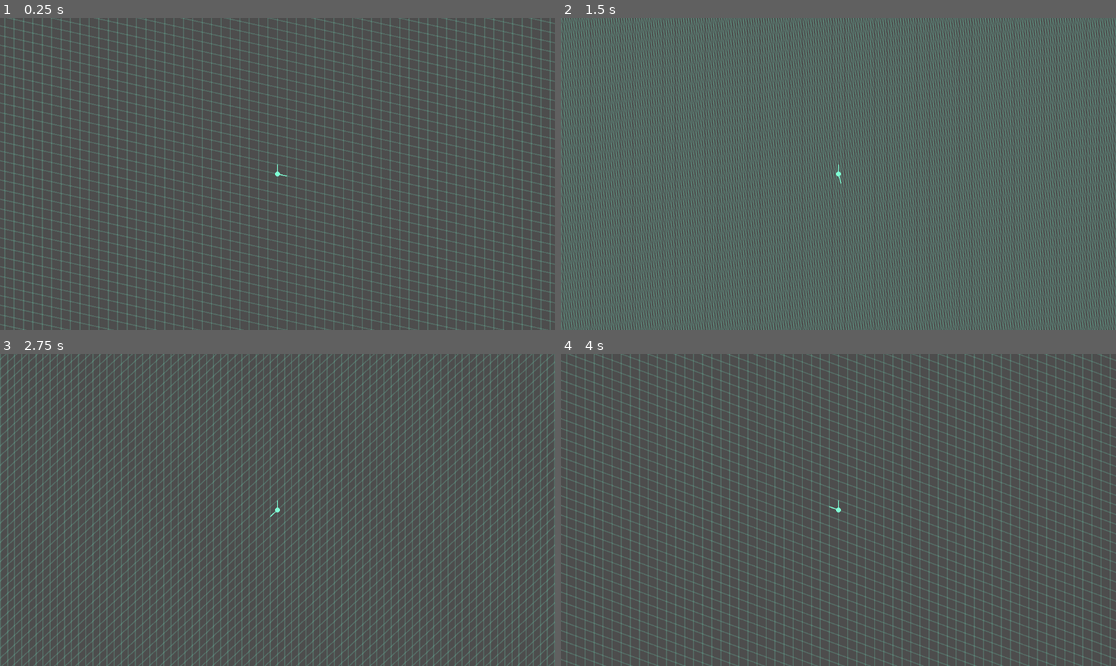
Above: before the commit, frames 1-4 (two rows, left to right).
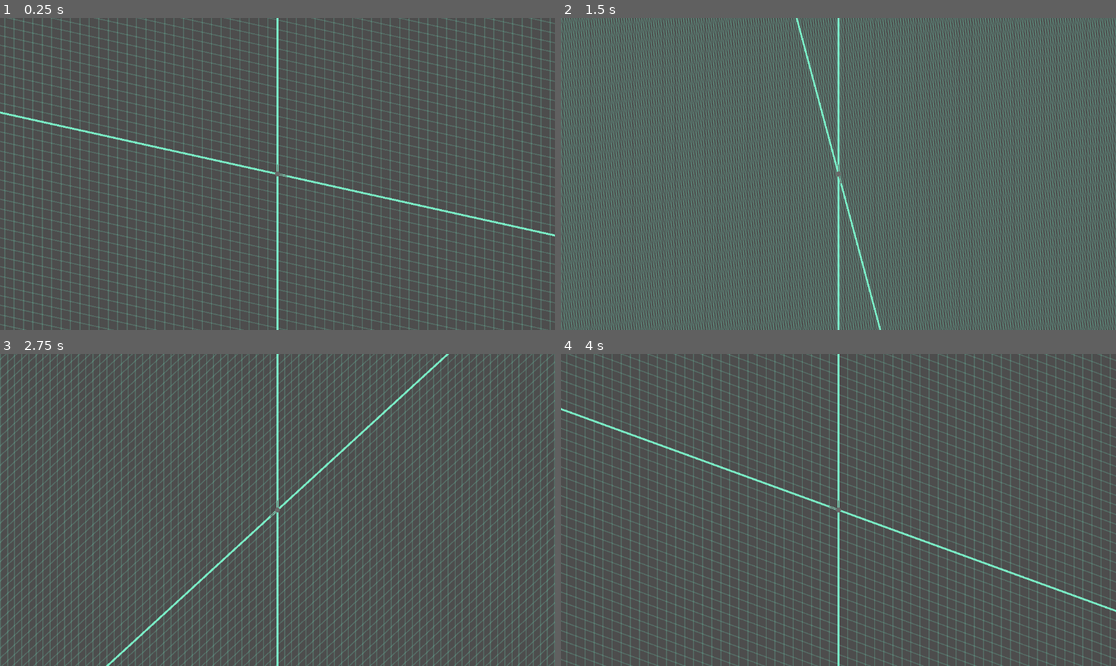
Above: after the commit, the same moments.

Repository: Hunkytunk/mathy
Game: Godot game, scene res://grid.tscn
Same seed, same stepped clock (60 frames per second), same inputs: the game is played once before the commit and once after it.
Inputs:
- Up to frame 1 (0.25 s): no input
- Up to frame 2 (1.5 s): no input
- Up to frame 3 (2.75 s): no input
- Up to frame 4 (4 s): no input

The runs differ from the first frame. In frame 1, 1.1% of the frame differs, in the area x 0-100%, y 0-100%; in frame 2, 0.8%; in frame 3, 1.0%; in frame 4, 1.2%.

Commit message:
Cleanup in px and u, change to just px. Also added different color and thicker lines. Also fix some indexing possible of by ones

Diff:
--- a/grid.gd
+++ b/grid.gd
@@ -1,9 +1,9 @@
 extends Node2D
 
 @export var line_thickness: int = 2
+@export var thicker_axis: bool = true
 @export_group("Origo")
 @export var center_origo: bool = true
-@export var origo: Vector2
 var u_basis: Matrix2D = Matrix2D.new()
 var u_basis_inv: Matrix2D
 var color = Color.AQUAMARINE
@@ -16,7 +16,7 @@
 	u_basis.set_arr_vec(Vector2(20, 0), Vector2(0, -20))
 	u_basis_inv = u_basis.inverse()
 	if center_origo:
-		origo = Vector2(floor(get_viewport_rect().size.x/2), floor(get_viewport_rect().size.y/2))
+		position = Vector2(floor(get_viewport_rect().size.x/2), floor(get_viewport_rect().size.y/2))
 
 
 func _process(delta):
@@ -26,23 +26,11 @@
 	u_basis_inv = u_basis.inverse()
 	queue_redraw()
 
-func global_to_u(point: Vector2) -> Vector2:
-	var op = point-origo
-	return u_basis_inv.mult_vec(op)
-
-func u_to_px(point: Vector2) -> Vector2:
-	return origo+point
-
-func u_to_global(point: Vector2) -> Vector2:
-	var op_u = u_basis.mult_vec(point)
-	return u_to_px(op_u)
-
-
 func _draw() -> void:
-	draw_circle(origo, 5, color)
-	draw_line(origo, u_to_px(u_basis.get_col(0)), color, 2.0)
-	draw_line(origo, u_to_px(u_basis.get_col(1)), color, 2.0)
 	draw_grid()
+	draw_circle(Vector2.ZERO, 5, Color.DIM_GRAY)
+	draw_line(Vector2.ZERO, u_basis.get_col(0), Color.DIM_GRAY, 2.0)
+	draw_line(Vector2.ZERO, u_basis.get_col(1), Color.DIM_GRAY, 2.0)
 
 func draw_grid():
 	var screen_size_u: Vector2 = get_viewport_rect().size
@@ -60,12 +48,18 @@
 			size_u.y = corner_u.y
 
 	var pos = -size_u.x*u_basis.get_col(0)
-	#draw_line(u_to_px(pos-size_u.y*u_basis.get_col(1)), u_to_px(pos+size_u.y*u_basis.get_col(1)), color_weak, line_thickness)
-	for i in range(size_u.x*2-1):
+	draw_line(pos-size_u.y*u_basis.get_col(1), pos+size_u.y*u_basis.get_col(1), color_weak, line_thickness)
+	for i in range(size_u.x*2):
 		pos += u_basis.get_col(0)
-		draw_line(u_to_px(pos-size_u.y*u_basis.get_col(1)), u_to_px(pos+size_u.y*u_basis.get_col(1)), color_weak, line_thickness)
+		if i == size_u.x-1 and thicker_axis:
+			draw_line(pos-size_u.y*u_basis.get_col(1), pos+size_u.y*u_basis.get_col(1), Color(color_weak, 0.9), line_thickness*2)
+			continue
+		draw_line(pos-size_u.y*u_basis.get_col(1), pos+size_u.y*u_basis.get_col(1), color_weak, line_thickness)
 	pos = -size_u.y*u_basis.get_col(1)
-	#draw_line(u_to_px(pos-size_u.x*u_basis.get_col(1)), u_to_px(pos+size_u.x*u_basis.get_col(1)), color_weak, line_thickness)
-	for i in range(size_u.y*2-1):
+	draw_line(pos-size_u.x*u_basis.get_col(0), pos+size_u.x*u_basis.get_col(0), color_weak, line_thickness)
+	for i in range(size_u.y*2):
 		pos += u_basis.get_col(1)
-		draw_line(u_to_px(pos-size_u.x*u_basis.get_col(0)), u_to_px(pos+size_u.x*u_basis.get_col(0)), color_weak, line_thickness)
+		if i == size_u.y-1 and thicker_axis:
+			draw_line(pos-size_u.x*u_basis.get_col(0), pos+size_u.x*u_basis.get_col(0), Color(color_weak, 0.9), line_thickness*2)
+			continue
+		draw_line(pos-size_u.x*u_basis.get_col(0), pos+size_u.x*u_basis.get_col(0), color_weak, line_thickness)
